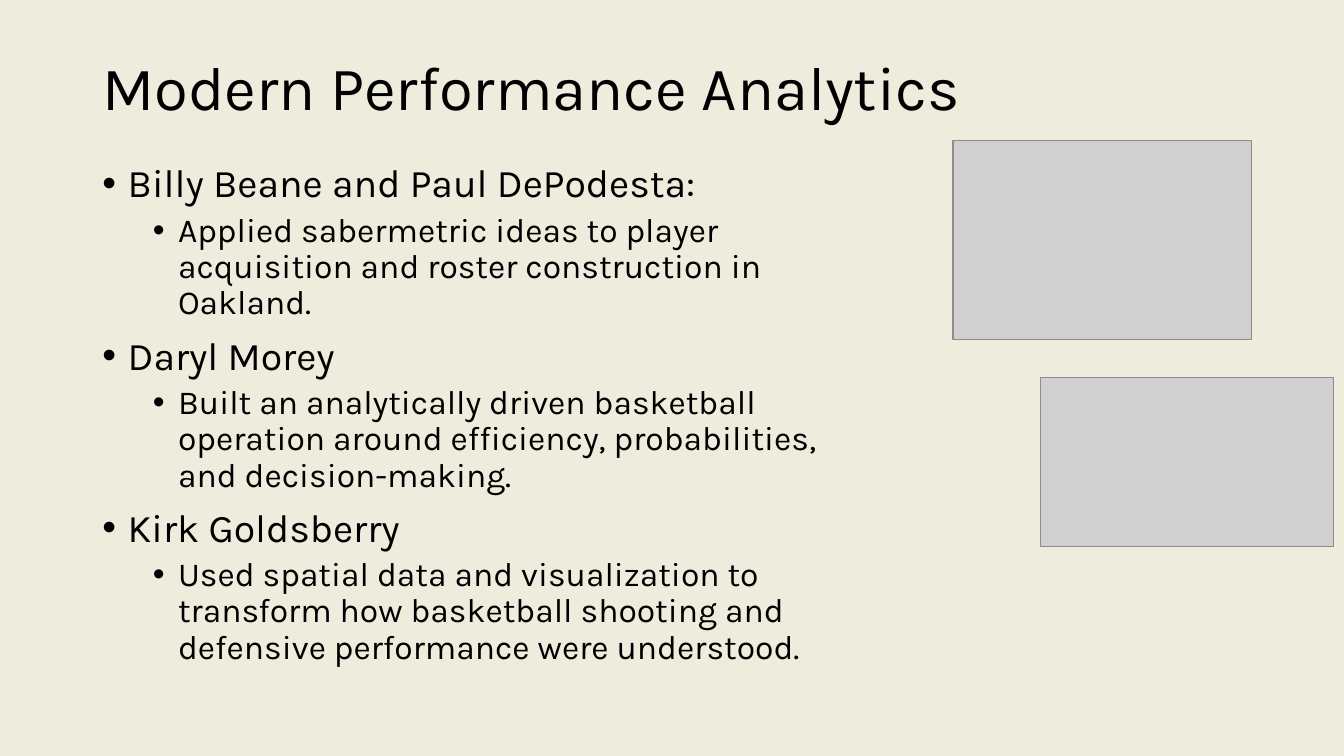
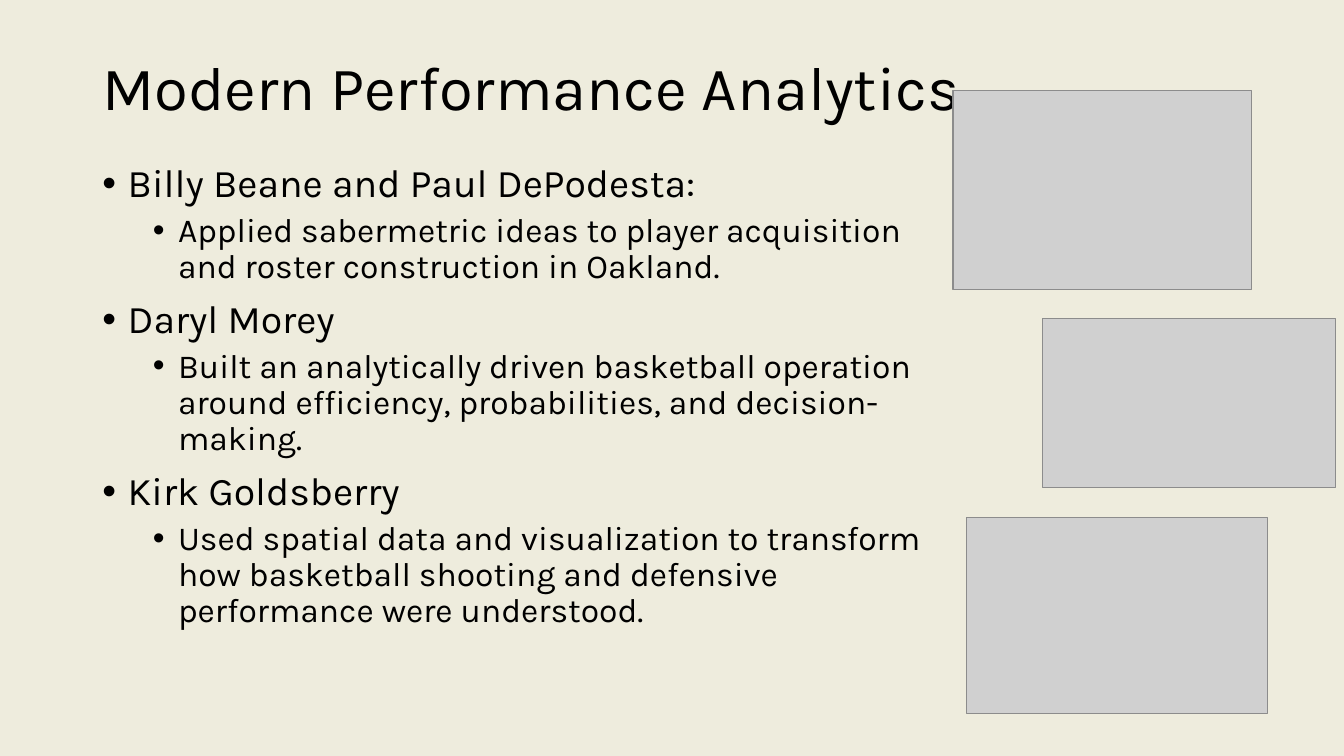
Before and after one commit to onishisaryu/HES-3000-Sports-Data-Analytics, a slide deck: slide 14 of pptx/Lecture1.pptx (slide 15 before the commit). Drawn at 1344x756 pixels with LibreOffice and Linux fonts; fonts in the diff are those of the drawing; grey boxes stand for pictures. Boxes give left, top, right and bottom in pixels: in the first picture for what was removed or moved away, otherwise in the second. Text is boxed around its words. In the diff, an @@ line names an element or a change of style, - is before the commit and + after.

```diff
--- a/pptx/Lecture1.pptx
+++ b/pptx/Lecture1.pptx
@@ picture: place and size @@
-picture at <box>953,141,1251,341</box>
+picture at <box>953,91,1251,290</box>
@@ text "Billy Beane and Paul DePodesta:" rewrapped from <box>128,170,816,667</box> to <box>128,170,921,630</box> @@
@@ picture: place and size @@
-picture at <box>1041,378,1334,547</box>
+picture at <box>1043,319,1336,488</box>
@@ picture added at <box>967,517,1267,714</box> @@
```
Also in this commit, not shown: 10 other slides changed, 2 other files.
